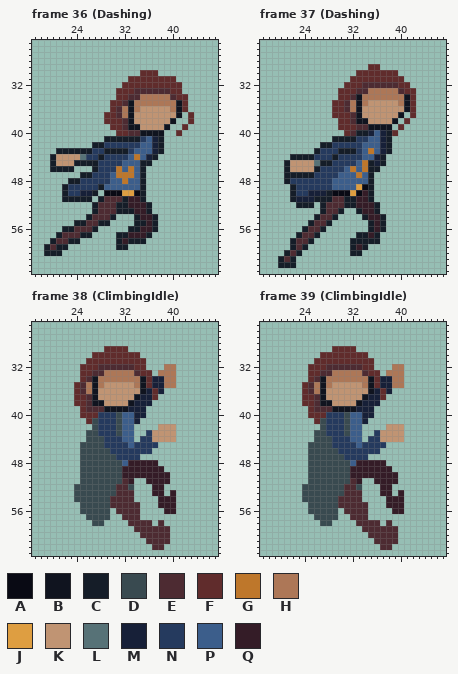
Pixel-art file: ArcadePrototype/Assets/Art/Main/Apollo/Apollo.aseprite. That is the earlier state.
64x64 pixels, 55 frames. Shown: frame 36 (Dashing): x 17..47, y 25..63; frame 37 (Dashing): x 17..47, y 25..63; frame 38 (ClimbingIdle): x 17..47, y 25..63; frame 39 (ClimbingIdle): x 17..47, y 25..63. The commit also changed other frames, which this record leaves out.
Visible layers, top first: "RightArm", "Head", "Jacket", "Torso", "LeftArm", "RightLeg", "LeftLeg".
Palette (. is transparent): A #090a14  B #10141f  C #151d28  D #394a50  E #4d2b32  F #602c2c  G #be772b  H #ad7757  J #de9e41  K #c09473  L #577277  M #172038  N #253a5e  P #3c5e8b  Q #341c27
Pixels before, frame 36 (Dashing), first column x 19:
30 ................FFF......
31 ..............FFFFFFFF...
32 .............FFFFFFFFFF..
33 ............FFFEEEEEEFF..
34 ............FFEEHHHHHEFF.
35 ...........FFEBHHHHHHHBF.
36 ...........FEHBHKKKKKHBF.
37 ..........FFEHBKKKKKKKB.F
38 ..........FFFEBKKKKKKB..F
39 ...........FFEBBKKKKB..F.
40 ............FFEEBBBB..F..
41 ..........CCCCCCNPMC.....
42 ........CCNNNNNNPPMC.....
43 ..CCCCCCNNCCCCNPPPMC.....
44 .CKKKKLNNCNNNNPGPMC......
45 .CKKKCCCCNNNNPPPCC.......
46 .CCCC...CNNNGPGPC........
47 ......CCNNNPGGGPC........
48 ....CCNNNNNPPGPPC........
49 ...CNNNNNCPPPPPPC........
50 ...CNNMMC.AAAJJAC........
51 ...CCCCC.CEEECQQC........
52 ........CEEECCQQQC.......
53 ........CEEECCCQQC.......
54 .......CEEEC...CQQC......
55 .....CCEECC....CCQC......
56 ...CCEEEC.....CCQQC......
57 ..CEEECC....CCQQQC.......
58 .CEECC......CQCCC........
59 CECC........CC...........
60 CCC......................
Pixels before, frame 37 (Dashing), first column x 20:
29 ...............FF......
30 .............FFFFFFF...
31 ............FFFFFFFFF..
32 ...........FFFEEEEEEFF.
33 ..........FFFEEHHHHHEFF
34 ..........FFEBHHHHHHHBF
35 .........FFEHBHKKKKKHBF
36 .........FFEHBKKKKKKKBF
37 .........FFFEBKKKKKKB.F
38 ..........FFEBBKKKKB.F.
39 ..........FFFEEBBBB.F..
40 ...........FECCMPMCF...
41 .........CCCCNNPPMC....
42 .......CCNNNNNPPPMC....
43 ......CNNNCCCNPGPMC....
44 ..CCCCNNNCNNNNPPMC.....
45 .CKKKKLCCNNNNPGCMC.....
46 .CKKKKCNNNNPGPGCC......
47 .CCCCCNNNNPPPGPC.......
48 .CNNNNNNNPPPPPPC.......
49 ..CNNNNNNPPPPJAC.......
50 ..CNNMMMCAAAJAQC.......
51 ..CMMMCCCEECCQQC.......
52 ...CCC.CEEECCQQQC......
53 .......CEEC..CQQC......
54 ......CEEC....CQQC.....
55 .....CEEC......CQC.....
56 ....CEEC.......CQC.....
57 ...CEEC......CCQC......
58 ..CEEC......CCCCC......
59 ..CEC.......CQC........
60 .CEC........CC.........
61 CEC....................
62 CCC....................
Pixels before, frame 38 (ClimbingIdle), first column x 24:
29 .....FFFF........
30 ...FFFFFFFF......
31 ..FFFFFFFFFF.....
32 .FFFEEEEEEFF...HH
33 .FFEEHHHHHEFF.HHH
34 .FEBHHHHHHHBFMMHH
35 FEHBHKKKKKHBFMMHH
36 FEHBKKKKKKKBMFM..
37 FFEBKKKKKKBMMF...
38 FFEBBKKKKBMMM....
39 .FEEEBBBBMMM.....
40 .FFFNNNDPPMM.....
41 ..FDNNNDPPM......
42 ...DNNNDPP....KKK
43 ..DDNNNDPP..NKKKK
44 ..DDDNNNPP.NNKKKK
45 .DDDDNNNNPNNNN...
46 .DDDDDNNNNNNN....
47 .DDDDDDNNNN......
48 .DDDDDDDPQQQQQ...
49 .DDDDDDDQQQQQQQ..
50 .DDDDDDDQQQQQQQQ.
51 .DDDDDDDEQ..QQQQ.
52 DDDDDDDEED...QQ..
53 DDDDDDDEEE...QQ.Q
54 DDDDDDEEEE....QQQ
55 .DDDDDEEEEE...QQQ
56 .DDDDD.EEEE....QQ
57 ..DDDD..EEE......
58 ...DD....EEEE.E..
59 ..........EEEEEE.
60 ...........EEEEE.
61 ............EEEE.
62 .............EE..
Pixels before, frame 39 (ClimbingIdle), first column x 24:
29 .....FFFF........
30 ...FFFFFFFF......
31 ..FFFFFFFFFF.....
32 .FFFEEEEEEFF...HH
33 .FFEEHHHHHEFF.HHH
34 .FEBHHHHHHHBFMMHH
35 FEHBHKKKKKHBFMMHH
36 FEHBKKKKKKKBMFM..
37 FFEBKKKKKKBMMF...
38 FFEBBKKKKBMMM....
39 .FEEEBBBBMMM.....
40 .FFFNNNDPPMM.....
41 ..FDNNNDPPM......
42 ...DNNNDPP....KKK
43 ..DDNNNDPP..NKKKK
44 ..DDDNNNPP.NNKKKK
45 .DDDDNNNNPNNNN...
46 .DDDDDNNNNNNN....
47 .DDDDDDNNNN......
48 .DDDDDDDPQQQQQ...
49 .DDDDDDDQQQQQQQ..
50 .DDDDDDDQQQQQQQQ.
51 .DDDDDDDEQ..QQQQ.
52 DDDDDDDEED...QQ..
53 DDDDDDDEEE...QQ.Q
54 DDDDDDEEEE....QQQ
55 .DDDDDEEEEE...QQQ
56 .DDDDD.EEEE....QQ
57 ..DDDD..EEE......
58 ...DD....EEEE.E..
59 ..........EEEEEE.
60 ...........EEEEE.
61 ............EEEE.
62 .............EE..
The result:
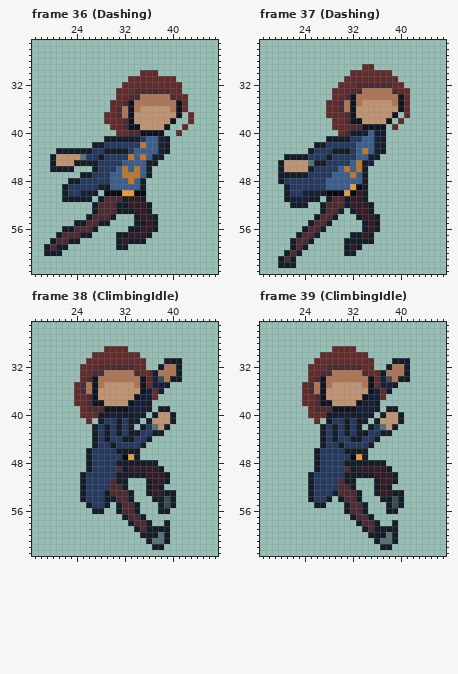
Edits made:
Frame 36 (Dashing), layers "Jacket", "Torso", "LeftArm":
y 41: x 37..39 MC. -> PMC
y 42: x 35 P -> G; x 37..39 MC. -> PMC
y 43: x 37..39 MC. -> PMC
y 44: x 33..38 PGPMC. -> GPGPMC
y 45: x 35 C -> P; x 37 . -> C
y 46: x 31..36 GPGPC. -> PGPGPC
y 47: x 31 G -> P; x 34..36 PC. -> GPC
y 48: x 32..33 GP -> PG
y 49: x 29 P -> C
y 50: x 35 C -> A
Frame 37 (Dashing):
y 29: x 34 . -> F; x 36 F -> .
y 30: x 32 . -> F; x 39 F -> .
y 31: x 31 . -> F; x 40 F -> .
y 32: x 30 . -> F; x 33 F -> E; x 39 E -> F; x 41 F -> .
y 33: x 29 . -> F; x 32 F -> E; x 34 E -> H; x 39..40 HE -> EF; x 42 F -> .
y 34: x 29 . -> F; x 31..33 FEB -> EBH; x 40..42 HBF -> BF.
y 35: x 28 . -> F; x 30..34 FEHBH -> EHBHK; x 39..42 KHBF -> HBF.
y 36: x 28 . -> F; x 30..33 FEHB -> EHBK; x 40..42 KBF -> BF.
y 37: x 28 . -> F; x 31..33 FEB -> EBK; x 39..42 KB.F -> B.F.
y 38: x 29 . -> F; x 31..32 FE -> EB; x 34 B -> K; x 38..41 KB.F -> B.F.
y 39: x 29 . -> F; x 32 F -> E; x 34 E -> B; x 38..40 B.F -> .F.
y 40: x 30..32 .FE -> FEC; x 34..39 CMPMCF -> MPMC..
y 41: x 28 . -> C; x 32 C -> N; x 34 N -> P; x 36..38 PMC -> MC.
y 42: x 26 . -> C; x 28 C -> N; x 33 N -> P; x 36..38 PMC -> MC.
y 43: x 25..26 .C -> CN; x 29 N -> C; x 32..38 CNPGPMC -> NPGPMC.
y 44: x 21 . -> C; x 25 C -> N; x 28..29 NC -> CN; x 33 N -> P; x 35..37 PMC -> MC.
y 45: x 20..21 .C -> CK; x 25..26 KL -> LC; x 28 C -> N; x 32..37 NPGCMC -> PGCM..
y 46: x 20..21 .C -> CK; x 25..26 KC -> CN; x 30..36 NPGPGCC -> PGPGC..
y 47: x 20 . -> C; x 25 C -> N; x 29 N -> P; x 32..35 PGPC -> GPC.
y 48: x 20..21 .C -> CN; x 28 N -> P; x 34..35 PC -> C.
y 49: x 21..22 .C -> CN; x 28 N -> P; x 32..35 PJAC -> JAC.
y 50: x 21..22 .C -> CN; x 24 N -> M; x 27..28 MC -> CA; x 31..35 AJAQC -> JAQC.
y 51: x 21..22 .C -> CM; x 25 M -> C; x 27 C -> .; x 32 C -> Q; x 34..35 QC -> C.
y 52: x 22 . -> C; x 25 C -> .; x 32 C -> Q; x 35..36 QC -> C.
y 53: x 32..33 .C -> CQ; x 35..36 QC -> C.
y 54: x 33..34 .C -> CQ; x 36..37 QC -> C.
y 55..56: x 34..37 .CQC -> CQC.
y 57: x 32 . -> C; x 34..36 CQC -> QC.
y 58: x 31 . -> C; x 36 C -> .
y 59: x 31..34 .CQC -> CQC.
y 60: x 31 . -> C; x 33 C -> .
Frame 38 (ClimbingIdle):
y 31: x 39..41 ... -> CCC
y 32: x 38 . -> C; x 41 . -> C
y 33: x 37 . -> C; x 41 . -> C
y 34: x 38 M -> D; x 40..41 H. -> CC
y 35: x 39..40 HH -> C.
y 36: x 38 M -> C
y 38: x 36 M -> C
y 39: x 36 . -> C; x 38..39 .. -> CC
y 40: x 28..33 NNNDPP -> CCMMCC; x 35 M -> C; x 37..40 .... -> CKKC
y 41: x 27..28 DN -> .C; x 31..34 DPPM -> CNCC; x 36..40 ..... -> CKKKC
y 42: x 27 D -> C; x 29 N -> C; x 31..33 DPP -> CNC; x 35..37 ... -> CNL; x 39..40 KK -> C.
y 43: x 26..27 DD -> .C; x 29 N -> C; x 31..35 DPP.. -> CNCCN; x 37..40 KKKK -> CC..
y 44: x 26..29 DDDN -> .CNC; x 32..34 PP. -> CCN; x 36..40 NKKKK -> C....
y 45: x 25..28 DDDD -> ..CN; x 30 N -> C; x 33 P -> N; x 35..37 NNN -> C..
y 46: x 25..29 DDDDD -> .CNNN; x 31..36 NNNNNN -> CCCC..
y 47: x 25..30 DDDDDD -> .CNNNN; x 32..34 NNN -> AJC
y 48: x 25..37 DDDDDDDPQQQQQ -> .CNNNNCCCCCCC
y 49: x 25..32 DDDDDDDQ -> .CNNNNEC; x 38 Q -> C
y 50: x 25..35 DDDDDDDQQQQ -> CNNNNNCCCCC; x 39 Q -> C
y 51: x 25..33 DDDDDDDEQ -> CNNNNECC.; x 36 Q -> C; x 39 Q -> C
y 52: x 24..30 DDDDDDD -> .CNNNNE; x 32..33 ED -> C.; x 36 . -> C; x 38 Q -> C
y 53: x 24..30 DDDDDDD -> .CNNNCE; x 33 E -> C; x 36 . -> C; x 39..40 .Q -> CC
y 54: x 24..30 DDDDDDE -> .CNNNCC; x 33 E -> C; x 37..40 .QQQ -> CCDC
y 55: x 25..31 DDDDDEE -> .CNNC.C; x 34 E -> C; x 38..40 QQQ -> CDC
y 56: x 25..29 DDDDD -> ..CC.; x 31 E -> C; x 34 E -> C; x 38..40 .QQ -> CC.
y 57: x 26..29 DDDD -> ....; x 32 E -> C; x 35 . -> C
y 58: x 27..28 DD -> ..; x 33 E -> C; x 36 E -> C; x 38..39 E. -> .C
y 59: x 34 E -> C; x 36..39 EEEE -> CCCC
y 60: x 35..39 EEEEE -> CCCLC
y 61: x 36..39 EEEE -> CLLC
y 62: x 37..38 EE -> CC
Frame 39 (ClimbingIdle):
y 31: x 39..41 ... -> CCC
y 32: x 38 . -> C; x 41 . -> C
y 33: x 37 . -> C; x 41 . -> C
y 34: x 38 M -> D; x 40..41 H. -> CC
y 35: x 39..40 HH -> C.
y 36: x 38 M -> C
y 38: x 36 M -> C
y 39: x 36 . -> C; x 38..39 .. -> CC
y 40: x 28..33 NNNDPP -> CCMMCC; x 35 M -> C; x 37..40 .... -> CKKC
y 41: x 27..28 DN -> .C; x 31..34 DPPM -> CNCC; x 36..40 ..... -> CKKKC
y 42: x 27 D -> C; x 29 N -> C; x 31..33 DPP -> CNC; x 35..37 ... -> CNL; x 39..40 KK -> C.
y 43: x 26..27 DD -> .C; x 29 N -> C; x 31..35 DPP.. -> CNCCN; x 37..40 KKKK -> CC..
y 44: x 26..29 DDDN -> .CNC; x 32..34 PP. -> CCN; x 36..40 NKKKK -> C....
y 45: x 25..28 DDDD -> ..CN; x 30 N -> C; x 33 P -> N; x 35..37 NNN -> C..
y 46: x 25..29 DDDDD -> .CNNN; x 31..36 NNNNNN -> CCCC..
y 47: x 25..30 DDDDDD -> .CNNNN; x 32..34 NNN -> AJC
y 48: x 25..37 DDDDDDDPQQQQQ -> .CNNNNCCCCCCC
y 49: x 25..32 DDDDDDDQ -> .CNNNNEC; x 38 Q -> C
y 50: x 25..35 DDDDDDDQQQQ -> CNNNNNCCCCC; x 39 Q -> C
y 51: x 25..33 DDDDDDDEQ -> CNNNNECC.; x 36 Q -> C; x 39 Q -> C
y 52: x 24..30 DDDDDDD -> .CNNNNE; x 32..33 ED -> C.; x 36 . -> C; x 38 Q -> C
y 53: x 24..30 DDDDDDD -> .CNNNCE; x 33 E -> C; x 36 . -> C; x 39..40 .Q -> CC
y 54: x 24..30 DDDDDDE -> .CNNC.C; x 33 E -> C; x 37..40 .QQQ -> CCDC
y 55: x 25..31 DDDDDEE -> .CC...C; x 34 E -> C; x 38..40 QQQ -> CDC
y 56: x 25..29 DDDDD -> .....; x 31 E -> C; x 34 E -> C; x 38..40 .QQ -> CC.
y 57: x 26..29 DDDD -> ....; x 32 E -> C; x 35 . -> C
y 58: x 27..28 DD -> ..; x 33 E -> C; x 36 E -> C; x 38..39 E. -> .C
y 59: x 34 E -> C; x 36..39 EEEE -> CCCC
y 60: x 35..39 EEEEE -> CCCLC
y 61: x 36..39 EEEE -> CLLC
y 62: x 37..38 EE -> CC
